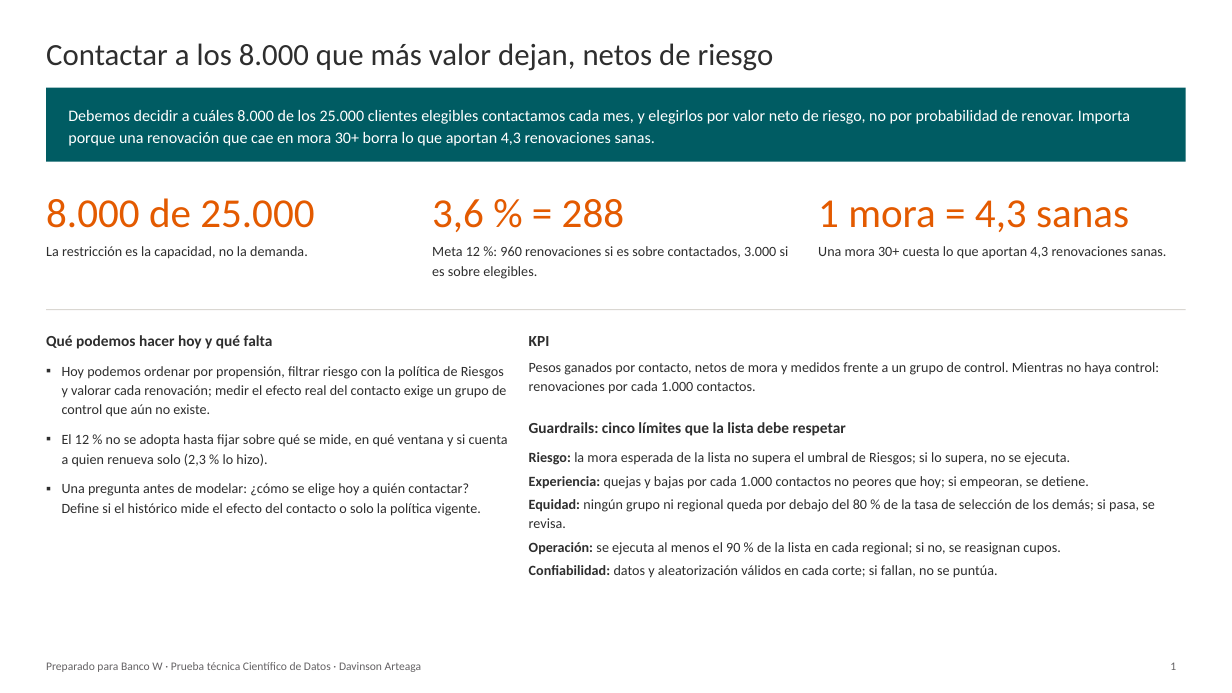
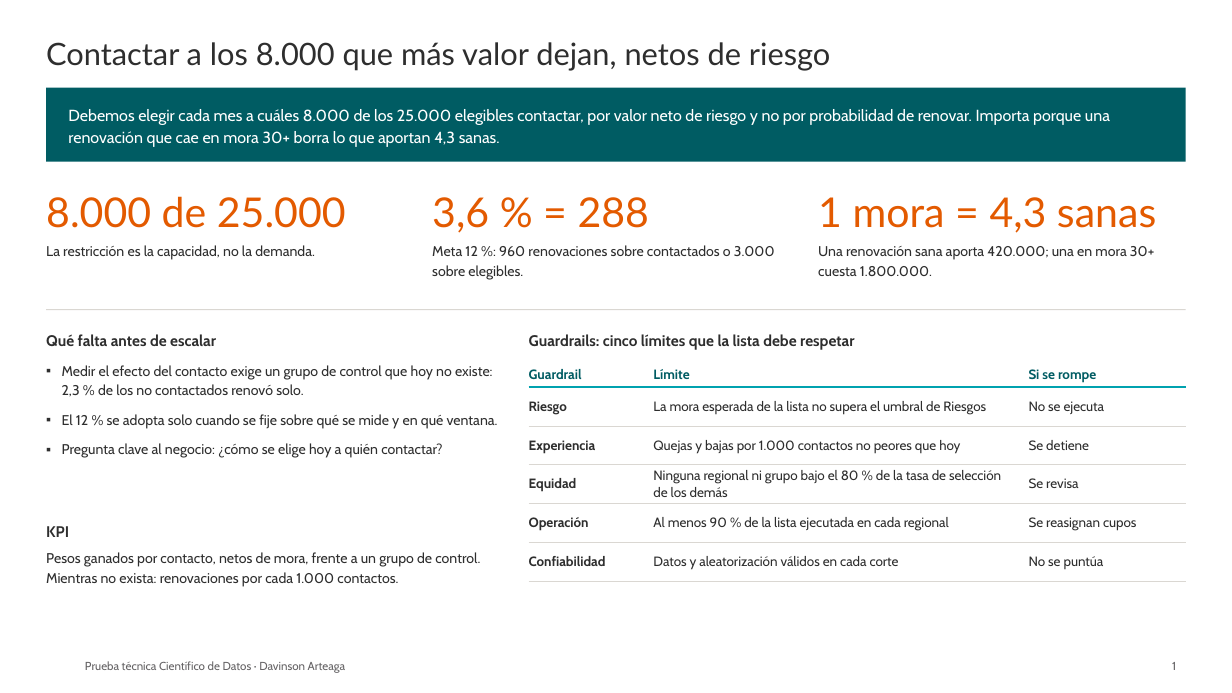
Before and after one commit to DavinsonA/bancow, a slide deck: slide 1 of entregables/BancoW_Priorizacion_Renovaciones_DavinsonArteaga.pptx. Drawn at 1232x693 pixels with LibreOffice and Linux fonts; fonts in the diff are those of the drawing; background and template pictures are left out. Boxes give left, top, right and bottom in pixels: in the first picture for what was removed or moved away, otherwise in the second. Text is boxed around its words. In the diff, an @@ line names an element or a change of style, - is before the commit and + after.

```diff
--- a/entregables/BancoW_Priorizacion_Renovaciones_DavinsonArteaga.pptx
+++ b/entregables/BancoW_Priorizacion_Renovaciones_DavinsonArteaga.pptx
@@ text at (68, 109, 1110, 147): text changed; font Calibri to Cabin @@
-Debemos decidir a cuáles 8.000 de los 25.000 clientes elegibles contactamos cada mes, y elegirlos por valor neto de riesgo, no por probabilidad de renovar. Importa porque una renovación que cae en mora 30+ borra lo que aportan 4,3 renovaciones sanas.
+Debemos elegir cada mes a cuáles 8.000 de los 25.000 elegibles contactar, por valor neto de riesgo y no por probabilidad de renovar. Importa porque una renovación que cae en mora 30+ borra lo que aportan 4,3 sanas.
@@ font Calibri to Lato in 4 elements at (46, 42, 830, 71), (46, 196, 346, 228), (432, 197, 649, 233), (818, 197, 1156, 233) @@
@@ text at (432, 245, 775, 280): text changed; font Calibri to Cabin @@
-Meta 12 %: 960 renovaciones si es sobre contactados, 3.000 si es sobre elegibles.
+Meta 12 %: 960 renovaciones sobre contactados o 3.000 sobre elegibles.
@@ text at (818, 246, 1154, 276): text changed; font Calibri to Cabin @@
-Una mora 30+ cuesta lo que aportan 4,3 renovaciones sanas.
+Una renovación sana aporta 420.000; una en mora 30+ cuesta 1.800.000.
@@ text "Guardrails: cinco límites que la ...": place and size @@
-text "Guardrails: cinco límites que la ..." at (529, 422, 846, 436)
+text "Guardrails: cinco límites que la ..." at (529, 334, 855, 350)
@@ text at (46, 334, 216, 346): text changed; font Calibri to Cabin @@
-Qué podemos hacer hoy y qué falta
+Qué falta antes de escalar
@@ text at (62, 365, 498, 458): text changed; font Calibri to Cabin @@
-▪ Hoy podemos ordenar por propensión, filtrar riesgo con la política de Riesgos y valorar cada renovación; medir el efecto real del contacto exige un grupo de control que aún no existe.
-▪ El 12 % no se adopta hasta fijar sobre qué se mide, en qué ventana y si cuenta a quien renueva solo (2,3 % lo hizo).
-▪ Una pregunta antes de modelar: ¿cómo se elige hoy a quién contactar? Define si el histórico mide el efecto del contacto o solo la política vigente.
+▪ Medir el efecto del contacto exige un grupo de control que hoy no existe: 2,3 % de los no contactados renovó solo.
+▪ El 12 % se adopta solo cuando se fije sobre qué se mide y en qué ventana.
+▪ Pregunta clave al negocio: ¿cómo se elige hoy a quién contactar?
@@ table added at (529, 360, 1186, 573), 6 rows, 3 columns @@
+Guardrail | Límite | Si se rompe
+Riesgo | La mora esperada de la lista no supera el umbral de Riesgos | No se ejecuta
+Experiencia | Quejas y bajas por 1.000 contactos no peores que hoy | Se detiene
+Equidad | Ninguna regional ni grupo bajo el 80 % de la tasa de selección de los demás | Se revisa
+Operación | Al menos 90 % de la lista ejecutada en cada regional | Se reasignan cupos
+Confiabilidad | Datos y aleatorización válidos en cada corte | No se puntúa
@@ text removed at (529, 452, 1155, 578) @@
-▪ Riesgo: la mora esperada de la lista no supera el umbral de Riesgos; si lo supera, no se ejecuta.
-▪ Experiencia: quejas y bajas por cada 1.000 contactos no peores que hoy; si empeoran, se detiene.
-▪ Equidad: ningún grupo ni regional queda por debajo del 80 % de la tasa de selección de los demás; si pasa, se revisa.
-▪ Operación: se ejecuta al menos el 90 % de la lista en cada regional; si no, se reasignan cupos.
-▪ Confiabilidad: datos y aleatorización válidos en cada corte; si fallan, no se puntúa.
@@ font Calibri to Cabin in 4 elements at (46, 245, 315, 260), (1172, 662, 1176, 670), (529, 334, 855, 350), (46, 526, 69, 537) @@
@@ text "KPI": place and size @@
-text "KPI" at (529, 336, 550, 346)
+text "KPI" at (46, 526, 69, 537)
@@ text at (46, 552, 480, 586): text changed; font Calibri to Cabin @@
-Pesos ganados por contacto, netos de mora y medidos frente a un grupo de control. Mientras no haya control: renovaciones por cada 1.000 contactos.
+Pesos ganados por contacto, netos de mora, frente a un grupo de control. Mientras no exista: renovaciones por cada 1.000 contactos.
@@ text at (85, 661, 345, 673): text changed; font Calibri to Cabin @@
-Preparado para Banco W · Prueba técnica Científico de Datos · Davinson Arteaga
+Prueba técnica Científico de Datos · Davinson Arteaga
```
Also in this commit, not shown: 6 other slides changed, 3 other files.
